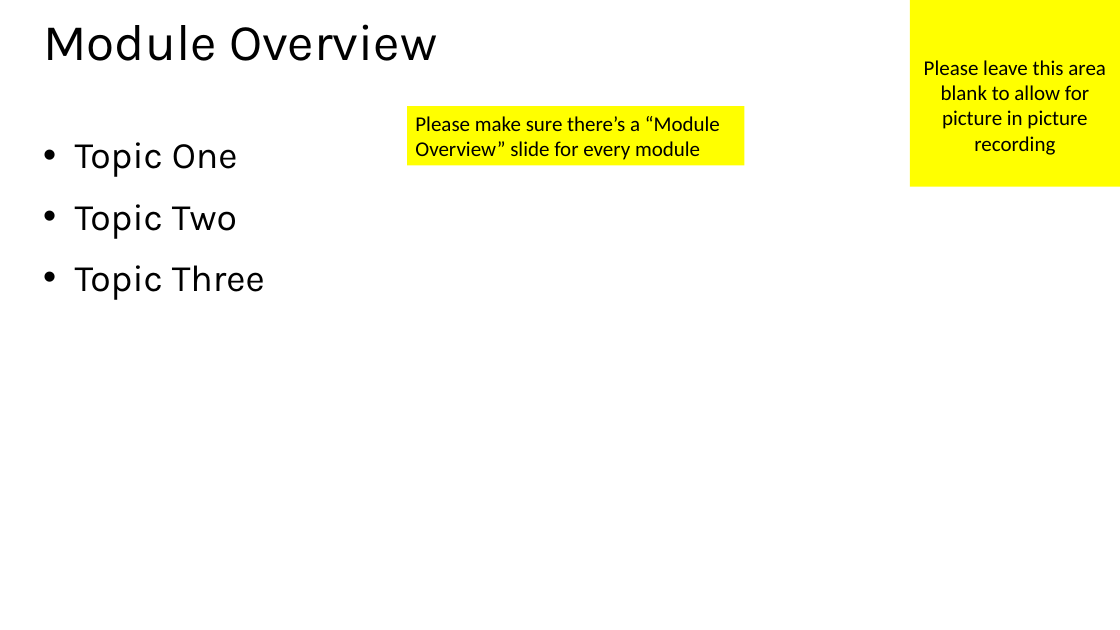
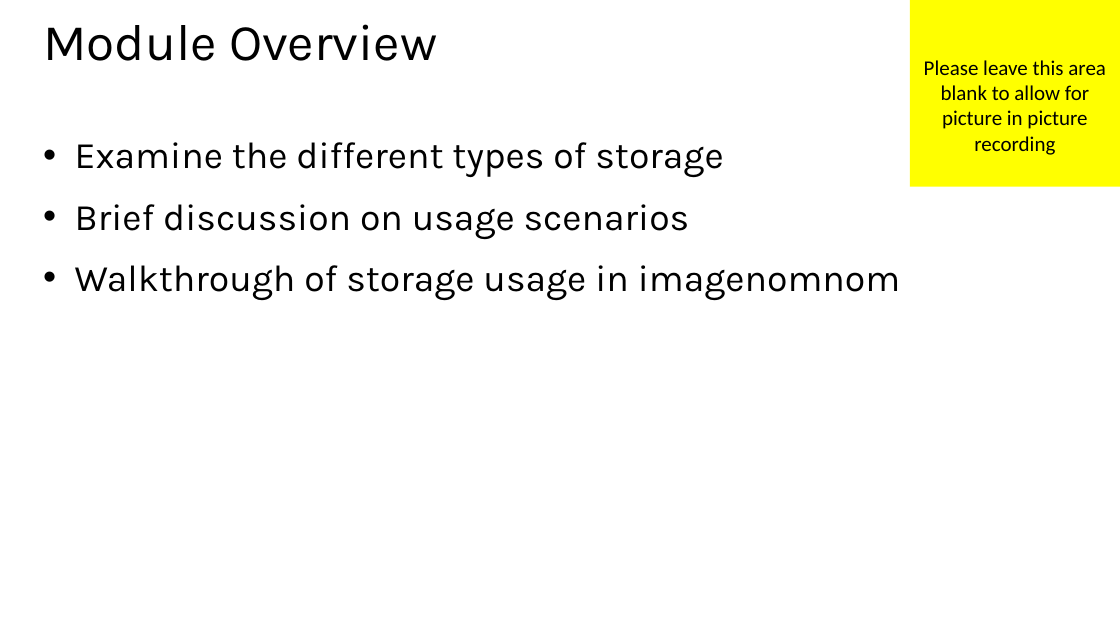
Before and after one commit to MisterJames/AzureImageProcessing, a slide deck: slide 2 of Presentation Materials/MVA-ApplicationsOnAzure-05.pptx. Drawn at 1120x630 pixels with LibreOffice and Linux fonts; fonts in the diff are those of the drawing. Boxes give left, top, right and bottom in pixels: in the first picture for what was removed or moved away, otherwise in the second. Text is boxed around its words. In the diff, an @@ line names an element or a change of style, - is before the commit and + after.

```diff
--- a/Presentation Materials/MVA-ApplicationsOnAzure-05.pptx
+++ b/Presentation Materials/MVA-ApplicationsOnAzure-05.pptx
@@ rectangle removed at [408,106,744,166] @@
-Please make sure there’s a “Module Overview” slide for every module
@@ text at [75,142,901,301]: text changed @@
-• Topic One
-• Topic Two
-• Topic Three
+• Examine the different types of storage
+• Brief discussion on usage scenarios
+• Walkthrough of storage usage in imagenomnom
```
Also in this commit, not shown: 1 other slide changed, 7 slides added, 1 other file.
